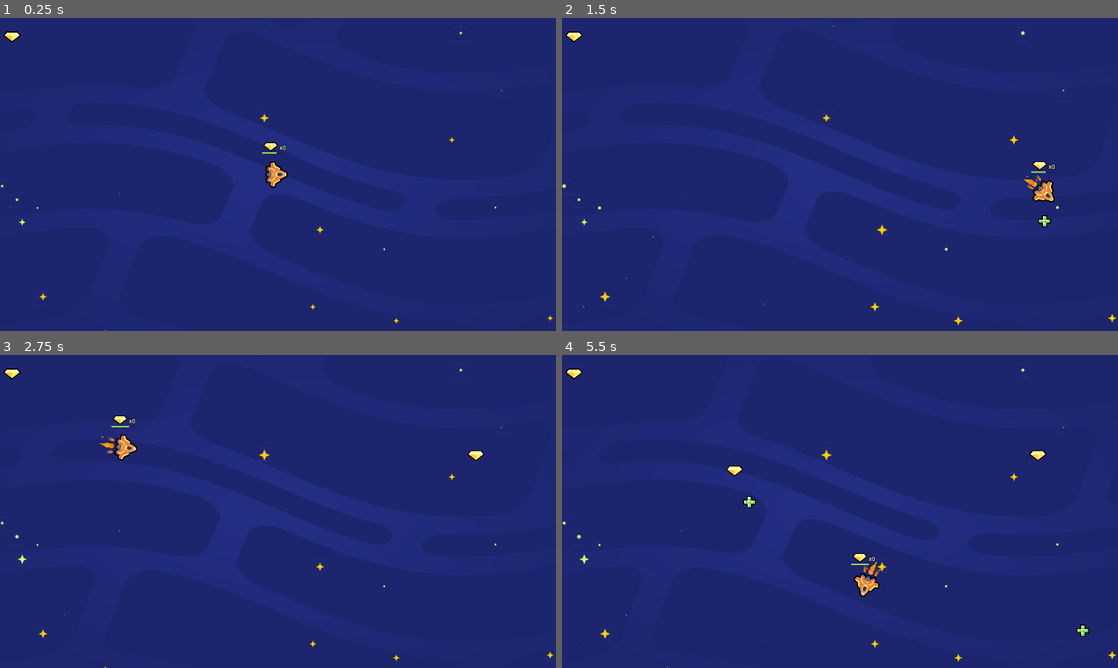
Above: before the commit, frames 1-4 (two rows, left to right).
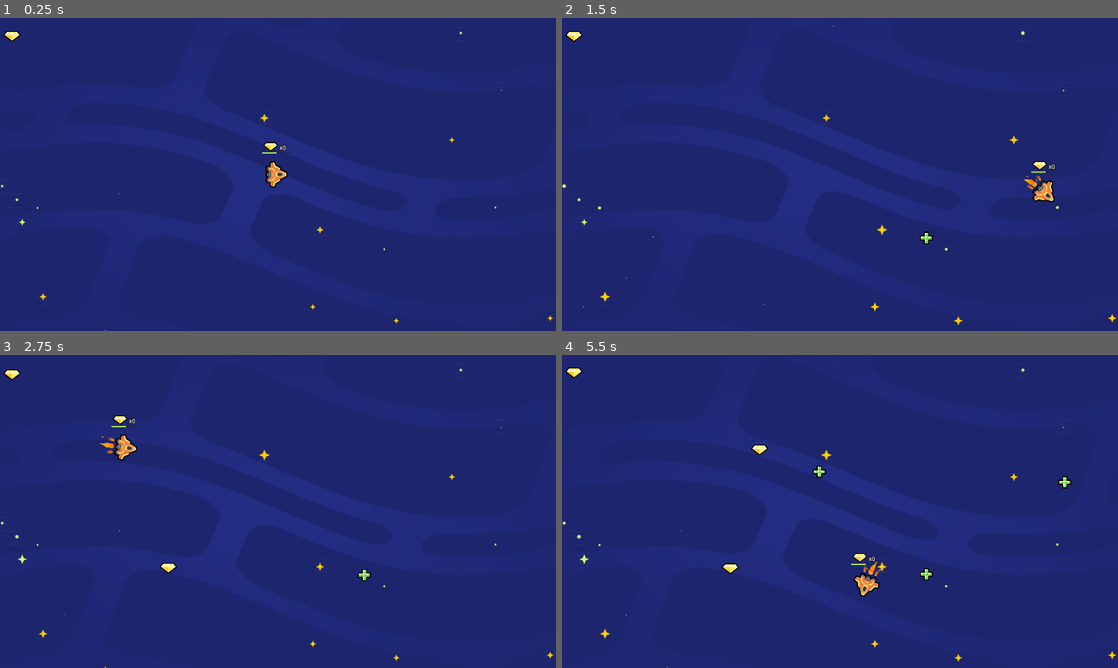
Above: after the commit, the same moments.

Repository: TDMXFFTF/2d-GameDev-Course
Game: Godot game, scene res://lessons/space_level.tscn
Same seed, same stepped clock (60 frames per second), same inputs: the game is played once before the commit and once after it.
Inputs:
- Up to frame 1 (0.25 s): no input
- Up to frame 2 (1.5 s): hold D (move_right) 0.53-1.28 s; hold S (move_down) from 1.28 s (still down)
- Up to frame 3 (2.75 s): release S (move_down) at 2.03 s; hold D (move_right) from 2.03 s (still down)
- Up to frame 4 (5.5 s): release D (move_right) at 2.78 s; hold W (move_up) 2.78-3.53 s; hold A (move_left) 3.53-5.03 s; hold S (move_down) from 5.03 s (still down)

The runs differ from the first frame. In frame 1, less than 0.1% of the frame differs, in the area x 0-4%, y 4-8%; in frame 2, 0.1%; in frame 3, 0.3%; in frame 4, 0.7%, in the area x 0-95%, y 4-90%.

Commit message:
L10 Make The Items Float

Diff:
--- a/05.loot_it_all_workbook/lessons/item.gd
+++ b/05.loot_it_all_workbook/lessons/item.gd
@@ -2,6 +2,18 @@
 
 func _ready() -> void:
 	area_entered.connect(_on_area_entered)
+	play_floating_animation()
+
+func play_floating_animation() -> void:
+	var tween := create_tween()
+	var sprite_2d := get_node("Sprite2D")
+	var position_offset := Vector2(0.0, 4.0)
+	var duration := randf_range(0.8, 1.2)
+	sprite_2d.position.y = -1.0 * position_offset.y
+	tween.tween_property(sprite_2d, "position", position_offset, duration)
+	tween.tween_property(sprite_2d, "position", -1.0 * position_offset, duration)
+	tween.set_loops()
+	tween.set_trans(Tween.TRANS_SINE)
 
 func _on_area_entered(area_that_entered: Area2D) -> void:
 	queue_free()
